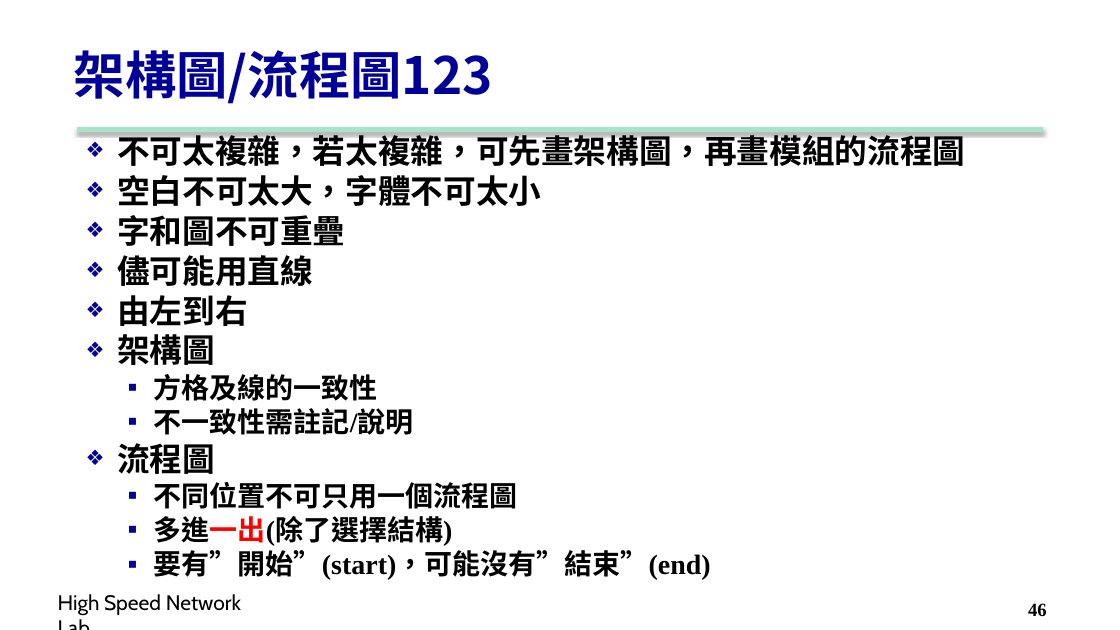
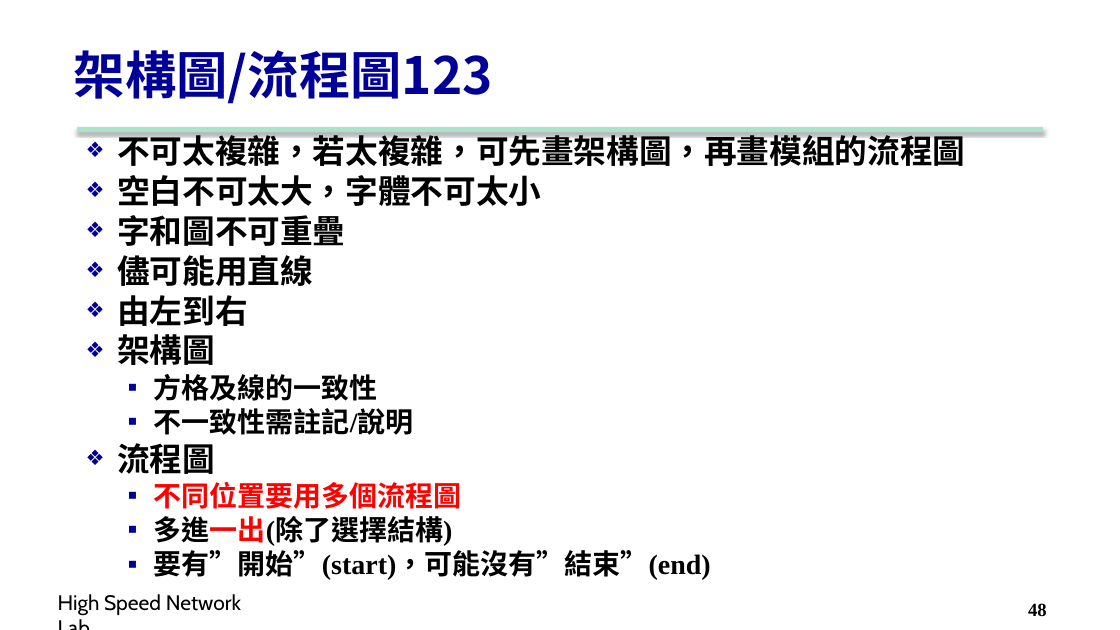
Before and after one commit to carina419/NTUST, a slide deck: slide 48 of MI5014701 科技研究與論文寫作 Technology Research and Thesis Writing/5. Notation-Algorithm.pptx (slide 46 before the commit). Drawn at 1120x630 pixels with LibreOffice and Linux fonts; fonts in the diff are those of the drawing; background and template pictures are left out. Boxes give left, top, right and bottom in pixels: in the first picture for what was removed or moved away, otherwise in the second. Text is boxed around its words. In the diff, an @@ line names an element or a change of style, - is before the commit and + after.

```diff
--- a/MI5014701 科技研究與論文寫作 Technology Research and Thesis Writing/5. Notation-Algorithm.pptx
+++ b/MI5014701 科技研究與論文寫作 Technology Research and Thesis Writing/5. Notation-Algorithm.pptx
@@ text at (x1=154, y1=482, x2=462, y2=509): text changed; text colour #000000 to #FF0000 @@
-  ▪ 不同位置不可只用一個流程圖
+  ▪ 不同位置要用多個流程圖
@@ page number at (x1=1028, y1=603, x2=1047, y2=616): text changed @@
-46
+48
```
Also in this commit, not shown: 6 other slides changed, 3 slides added, 15 other files.
